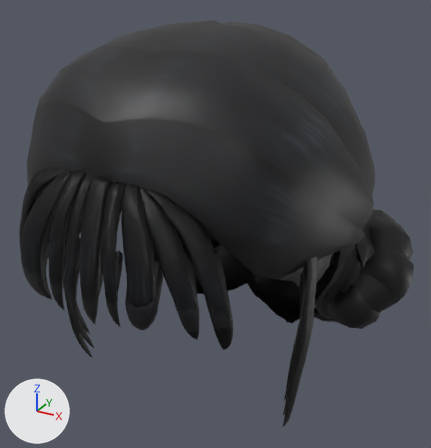
The glTF model src/main/webapp/resource/model/hair12.glb: old version first, new version second.
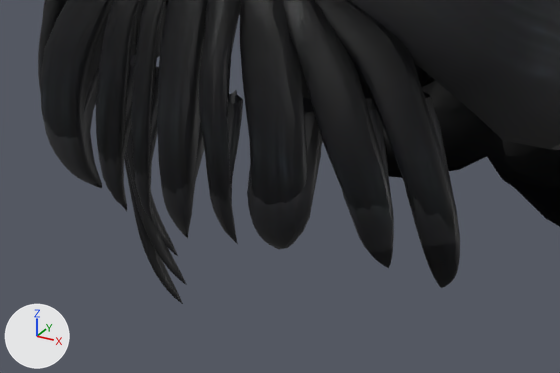
Old and new are each drawn whole from a camera (50 mm lens) standing at (0.146, -0.248, 0.959) and looking at (0.005, 0.008, 0.831) and again close up on the part from 0% to 66% of the width and 46% to 88% of the height. The lights are fixed; the arrows at lower left show +X, +Y and +Z. Vertices at the same position are counted once.

In view in the first close-up: 's4studio_mesh_1', 's4studio_mesh_2', 's4studio_mesh_3'.
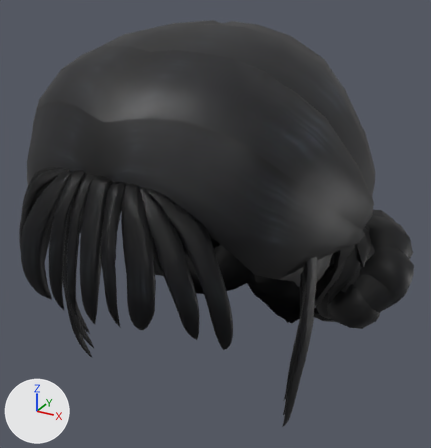
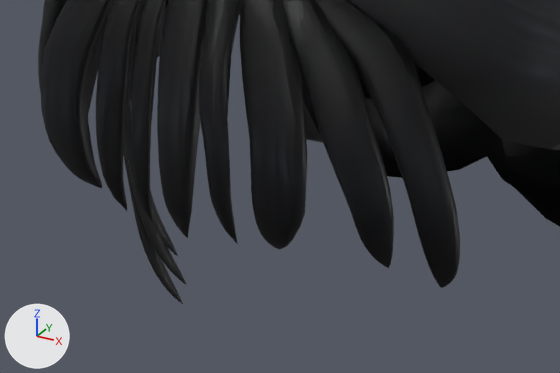
Boxes (x1, y1, x2, y2) around the edits, measured in the close-ups (560 x 373 px):
's4studio_mesh_3', reshaped: before (43, 0, 560, 256); after (124, 0, 560, 256)
part 1 of me_geom_007, deleted (black): before (43, 55, 460, 252)

What the commit changed:
me_geom_007 is used by ob_s4studio_mesh_3; location (0.0, 0.0, 0.0).
me_geom_007 had 4375 vertices, 7937 faces and spanned x -0.086..0.084, y -0.101..0.114, z 0.749..0.86.
me_geom_007 now has 1490 vertices, 2796 faces and spans x -0.086..0.084, y -0.045..0.114, z 0.749..0.854.
me_geom_007 part 1: 10 loose pieces with 2885 vertices, spanning x -0.059..0.056, y -0.101..-0.06, z 0.816..0.86, are deleted.
